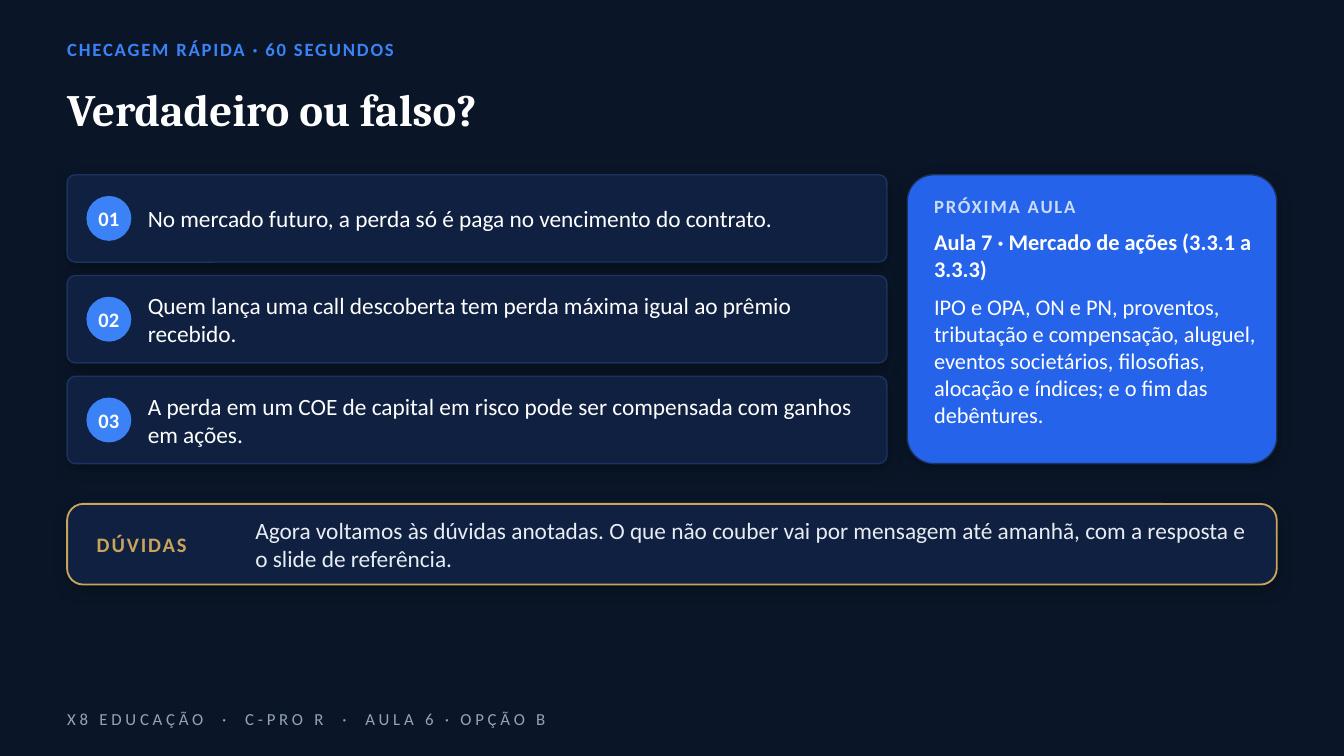
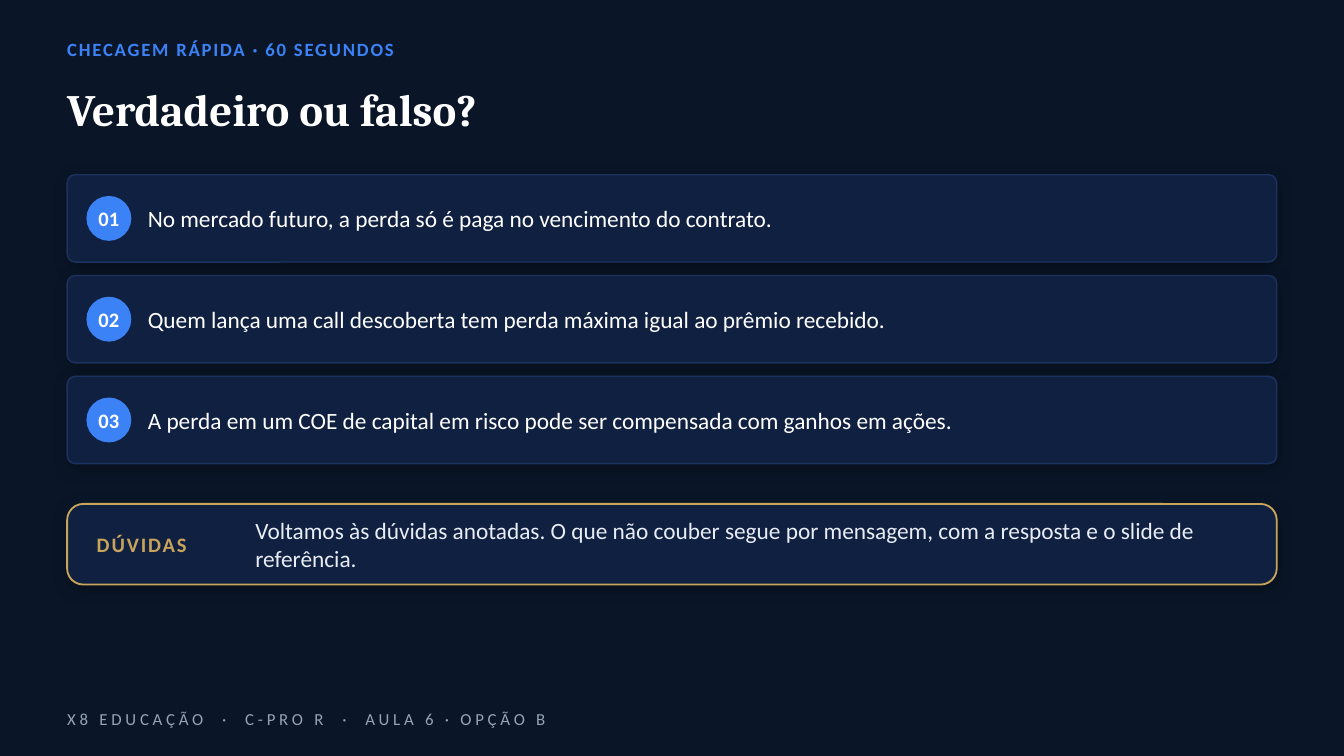
Before and after one commit to gabrielparreiradasilveira-lang/Principal, a slide deck: slide 16 of C-PRO_R_Aula_6_opcoes/B_Calendario/C-PRO_R_-_Aula_6_-_Opcao_B.pptx. Drawn at 1344x756 pixels with LibreOffice and Linux fonts; fonts in the diff are those of the drawing; background and template pictures are left out. Boxes give left, top, right and bottom in pixels: in the first picture for what was removed or moved away, otherwise in the second. Text is boxed around its words. In the diff, an @@ line names an element or a change of style, - is before the commit and + after.

```diff
--- a/C-PRO_R_Aula_6_opcoes/B_Calendario/C-PRO_R_-_Aula_6_-_Opcao_B.pptx
+++ b/C-PRO_R_Aula_6_opcoes/B_Calendario/C-PRO_R_-_Aula_6_-_Opcao_B.pptx
@@ rounded rectangle resized from (x1=67, y1=175, x2=887, y2=262) to (x1=67, y1=175, x2=1277, y2=262) @@
@@ rounded rectangle removed at (x1=907, y1=175, x2=1277, y2=464) @@
@@ text removed at (x1=934, y1=197, x2=1076, y2=213) @@
-PRÓXIMA AULA
@@ text removed at (x1=934, y1=233, x2=1256, y2=423) @@
-Aula 7 · Mercado de ações (3.3.1 a 3.3.3)
-IPO e OPA, ON e PN, proventos, tributação e compensação, aluguel, eventos societários, filosofias, alocação e índices; e o fim das debêntures.
@@ rounded rectangle resized from (x1=67, y1=276, x2=887, y2=363) to (x1=67, y1=276, x2=1277, y2=363) @@
@@ text "Quem lança uma call descoberta ..." rewrapped from (x1=148, y1=297, x2=791, y2=342) to (x1=148, y1=311, x2=885, y2=332) @@
@@ rounded rectangle resized from (x1=67, y1=376, x2=887, y2=464) to (x1=67, y1=376, x2=1277, y2=464) @@
@@ text "A perda em um COE ..." rewrapped from (x1=148, y1=398, x2=852, y2=447) to (x1=148, y1=412, x2=952, y2=433) @@
@@ text at (x1=255, y1=522, x2=1194, y2=567): text changed @@
-Agora voltamos às dúvidas anotadas. O que não couber vai por mensagem até amanhã, com a resposta e o slide de referência.
+Voltamos às dúvidas anotadas. O que não couber segue por mensagem, com a resposta e o slide de referência.
```
Also in this commit, not shown: 4 other slides changed, 11 other files.
